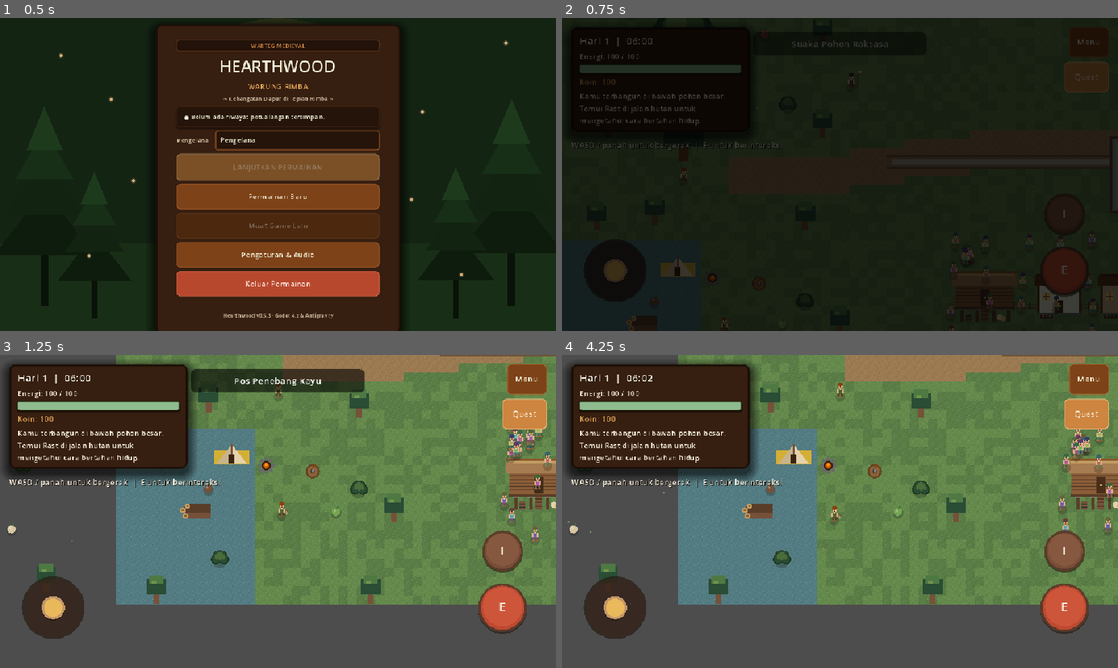
Above: before the commit, frames 1-4 (two rows, left to right).
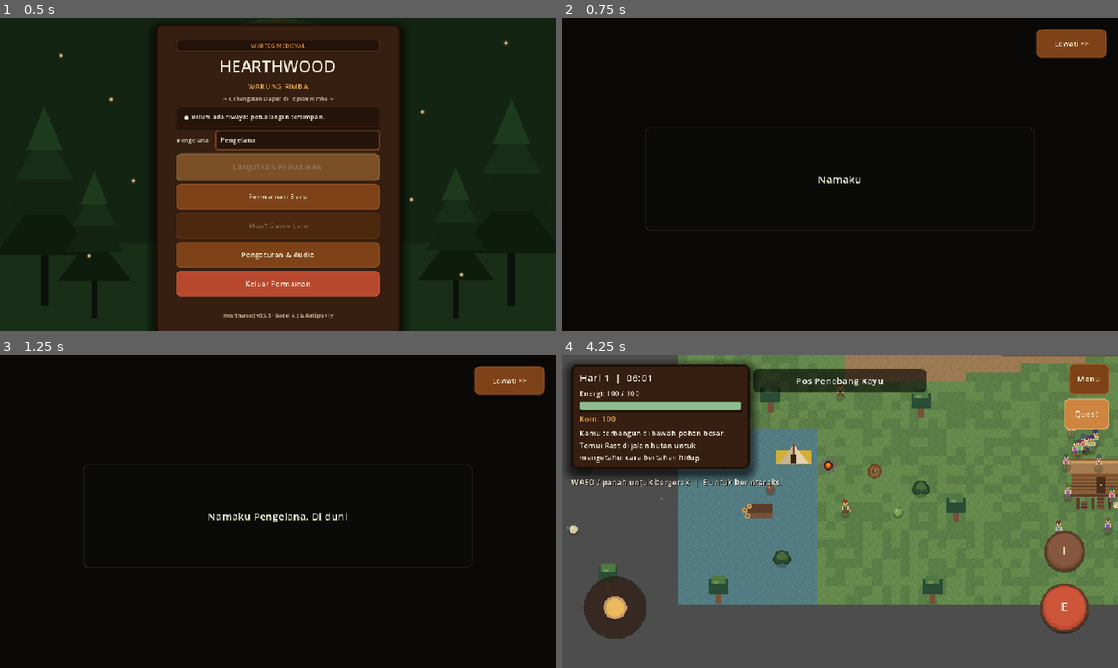
Above: after the commit, the same moments.

Repository: FerrDxD/hearthwood-rimba
Game: Godot game, scene res://scenes/MainMenu.tscn
The game is run twice, just before and just after one commit, with the same random seed, the same clock (stepped at 60 frames per second) and the same inputs. Sound files missing from this copy of the repository are replaced by a short silence.
Inputs (mouse positions are in pixels of both pictures, inside the frame that each line leads up to):
- Up to frame 1 (0.5 s): no input
- Up to frame 2 (0.75 s): click "Permainan Baru" at 0.5 s
- Up to frame 3 (1.25 s): no input
- Up to frame 4 (4.25 s): click (1073, 380) at 1.25 s, where only the run after the commit has a clickable "Lewati >>"; tap Enter (ui_accept) at 2 s; drag from (840, 511) to (840, 655) at 2.02 s; click "Quest" at 2.75 s; click "Menu" at 3.5 s

Frame 1 is identical in both runs. In frame 2, 38% of the frame differs, in the area x 0-100%, y 0-100%; in frame 3, 98%; in frame 4, 3.0%.

Commit message:
feat(ui): implementasikan sekuens sinematik prolog pembuka saat mulai permainan baru

Diff:
--- /dev/null
+++ b/scenes/ui/PrologueSequence.tscn
@@ -0,0 +1,7 @@
+[gd_scene load_steps=2 format=3]
+
+[ext_resource type="Script" path="res://scripts/ui/PrologueSequence.gd" id="1_prologue"]
+
+[node name="PrologueSequence" type="CanvasLayer"]
+process_mode = 3
+script = ExtResource("1_prologue")
--- a/scripts/ui/MainMenu.gd
+++ b/scripts/ui/MainMenu.gd
@@ -6,6 +6,8 @@
 const SETTINGS_PATH: String = "user://settings.cfg"
 const AUDIO_DIRECTOR_SCRIPT: Script = preload("res://scripts/systems/AudioDirector.gd")
 const DEFAULT_SAVE_FILE_PATH: String = "user://savegame.json"
+const PROLOGUE_SEQUENCE_SCENE: PackedScene = preload("res://scenes/ui/PrologueSequence.tscn")
+const PROLOGUE_SEQUENCE_SCRIPT: Script = preload("res://scripts/ui/PrologueSequence.gd")
 
 # Latar Belakang Rimba & Pohon Conifer Geometris Taktil (FigCraft v0.5.2)
 class MenuLandscape extends Control:
@@ -80,6 +82,7 @@
 
 
 var _save_file_path: String = DEFAULT_SAVE_FILE_PATH
+var enable_prologue: bool = true
 var _interface: Control
 var _continue_button: Button
 var _load_button: Button
@@ -108,6 +111,8 @@
 		push_error("Main menu save path cannot be empty.")
 		return
 	_save_file_path = path
+	if _save_file_path != DEFAULT_SAVE_FILE_PATH:
+		enable_prologue = false
 	if is_node_ready():
 		_refresh_save_slot()
 
@@ -424,6 +429,13 @@
 	if not game_state.start_new_game(_name_input.text):
 		_status_label.text = "Masukkan nama pengelana sebelum memulai."
 		return
+	if enable_prologue:
+		var prologue = PROLOGUE_SEQUENCE_SCENE.instantiate()
+		if prologue != null:
+			add_child(prologue)
+			prologue.sequence_completed.connect(_enter_game)
+			prologue.start_sequence(_name_input.text)
+			return
 	_enter_game()
 
 
--- /dev/null
+++ b/scripts/ui/PrologueSequence.gd
@@ -0,0 +1,424 @@
+class_name HearthwoodPrologueSequence
+extends CanvasLayer
+
+signal sequence_completed
+
+const HearthwoodThemeHelper := preload("res://scripts/ui/UIThemeHelper.gd")
+const PROLOGUE_DATA_PATH: String = "res://data/quests/opening_prologue.json"
+
+# Palet Visual Impeccable & UI-UX Pro Max
+const COLOR_BLACKOUT: Color = Color("#0A0908")
+const COLOR_FOREST_CANOPY: Color = Color("#0D1D0F")
+const COLOR_PARCHMENT_TEXT: Color = Color("#F5F5DC")
+const COLOR_QUESTION_GOLD: Color = Color("#E5A858")
+const COLOR_HINT_MUTED: Color = Color("#D4C5A9")
+
+# Kanvas Rimbun Kanopi Suaka Pohon Raksasa (FigCraft v0.5.2)
+class CanopyBackdrop extends Control:
+	func _ready() -> void:
+		resized.connect(queue_redraw)
+
+	func _draw() -> void:
+		# 1. Gradasi Kanopi Hutan Rimba Pagi
+		draw_rect(Rect2(Vector2.ZERO, size), COLOR_FOREST_CANOPY)
+
+		# 2. Pendaran Sinar Mentari Menembus Ranting (God Rays)
+		var rays := [
+			[Vector2(size.x * 0.25, 0.0), Vector2(size.x * 0.10, size.y), 90.0, Color(0.95, 0.85, 0.55, 0.08)],
+			[Vector2(size.x * 0.50, 0.0), Vector2(size.x * 0.42, size.y), 130.0, Color(0.98, 0.90, 0.65, 0.12)],
+			[Vector2(size.x * 0.75, 0.0), Vector2(size.x * 0.85, size.y), 100.0, Color(0.95, 0.85, 0.55, 0.07)],
+		]
+		for ray in rays:
+			var origin: Vector2 = ray[0]
+			var dest: Vector2 = ray[1]
+			var width_val: float = ray[2]
+			var col: Color = ray[3]
+			var poly := PackedVector2Array([
+				Vector2(origin.x - width_val * 0.25, 0.0),
+				Vector2(origin.x + width_val * 0.25, 0.0),
+				Vector2(dest.x + width_val * 0.5, size.y),
+				Vector2(dest.x - width_val * 0.5, size.y),
+			])
+			draw_colored_polygon(poly, col)
+
+		# 3. Siluet Daun Kanopi Atas Rimbun
+		var leaf_clusters := [
+			Vector2(size.x * 0.15, 40.0),
+			Vector2(size.x * 0.35, 70.0),
+			Vector2(size.x * 0.65, 60.0),
+			Vector2(size.x * 0.85, 45.0),
+			Vector2(size.x * 0.50, 25.0),
+		]
+		for c in leaf_clusters:
+			draw_circle(c, 80.0, Color(0.06, 0.13, 0.07, 0.75))
+			draw_circle(c + Vector2(20.0, 15.0), 60.0, Color(0.09, 0.18, 0.10, 0.65))
+
+		# 4. Partikel Butiran Debu Rimba / Spora Emas Mengambang
+		var spores := [
+			Vector2(size.x * 0.18, size.y * 0.45),
+			Vector2(size.x * 0.32, size.y * 0.60),
+			Vector2(size.x * 0.48, size.y * 0.38),
+			Vector2(size.x * 0.62, size.y * 0.72),
+			Vector2(size.x * 0.80, size.y * 0.50),
+		]
+		for s in spores:
+			draw_circle(s, 2.0, Color(1.0, 0.92, 0.65, 0.75))
+			draw_circle(s, 4.0, Color(1.0, 0.92, 0.65, 0.22))
+
+
+var _is_running: bool = false
+var _is_typing: bool = false
+var _player_name: String = "Pengelana"
+var _lines: Array[Dictionary] = []
+var _current_step: int = -1
+var _has_awakened: bool = false
+
+var _root_control: Control
+var _canopy_layer: CanopyBackdrop
+var _blackout_bg: ColorRect
+var _curtain_top: ColorRect
+var _curtain_bottom: ColorRect
+var _content_panel: PanelContainer
+var _monologue_label: Label
+var _hint_label: Label
+var _skip_button: Button
+
+var _typewriter_tween: Tween
+var _curtain_tween: Tween
+
+
+func _ready() -> void:
+	process_mode = Node.PROCESS_MODE_ALWAYS
+	_build_ui()
+
+
+func _build_ui() -> void:
+	if _root_control != null:
+		return
+
+	_root_control = Control.new()
+	_root_control.name = "PrologueRoot"
+	_root_control.set_anchors_and_offsets_preset(Control.PRESET_FULL_RECT)
+	_root_control.mouse_filter = Control.MOUSE_FILTER_STOP
+	_root_control.gui_input.connect(_on_root_gui_input)
+	add_child(_root_control)
+
+	# 1. Lapisan Kanopi Rimba (muncul saat mengerjapkan mata)
+	_canopy_layer = CanopyBackdrop.new()
+	_canopy_layer.name = "CanopyBackdrop"
+	_canopy_layer.set_anchors_and_offsets_preset(Control.PRESET_FULL_RECT)
+	_canopy_layer.mouse_filter = Control.MOUSE_FILTER_IGNORE
+	_canopy_layer.modulate.a = 0.0
+	_root_control.add_child(_canopy_layer)
+
+	# 2. Lapisan Latar Hitam Gelap (#0A0908)
+	_blackout_bg = ColorRect.new()
+	_blackout_bg.name = "BlackoutBg"
+	_blackout_bg.set_anchors_and_offsets_preset(Control.PRESET_FULL_RECT)
+	_blackout_bg.color = COLOR_BLACKOUT
+	_blackout_bg.mouse_filter = Control.MOUSE_FILTER_IGNORE
+	_root_control.add_child(_blackout_bg)
+
+	# 3. Kelopak Mata Atas & Bawah untuk Efek Mengerjap (Blinking Eyes)
+	_curtain_top = ColorRect.new()
+	_curtain_top.name = "CurtainTop"
+	_curtain_top.anchor_left = 0.0
+	_curtain_top.anchor_right = 1.0
+	_curtain_top.anchor_top = 0.0
+	_curtain_top.anchor_bottom = 0.5
+	_curtain_top.offset_left = 0.0
+	_curtain_top.offset_right = 0.0
+	_curtain_top.offset_top = 0.0
+	_curtain_top.offset_bottom = 0.0
+	_curtain_top.color = COLOR_BLACKOUT
+	_curtain_top.mouse_filter = Control.MOUSE_FILTER_IGNORE
+	_root_control.add_child(_curtain_top)
+
+	_curtain_bottom = ColorRect.new()
+	_curtain_bottom.name = "CurtainBottom"
+	_curtain_bottom.anchor_left = 0.0
+	_curtain_bottom.anchor_right = 1.0
+	_curtain_bottom.anchor_top = 0.5
+	_curtain_bottom.anchor_bottom = 1.0
+	_curtain_bottom.offset_left = 0.0
+	_curtain_bottom.offset_right = 0.0
+	_curtain_bottom.offset_top = 0.0
+	_curtain_bottom.offset_bottom = 0.0
+	_curtain_bottom.color = COLOR_BLACKOUT
+	_curtain_bottom.mouse_filter = Control.MOUSE_FILTER_IGNORE
+	_root_control.add_child(_curtain_bottom)
+
+	# 4. Wadah Teks Monolog Tengah
+	_content_panel = PanelContainer.new()
+	_content_panel.name = "TextPanel"
+	_content_panel.anchor_left = 0.15
+	_content_panel.anchor_right = 0.85
+	_content_panel.anchor_top = 0.35
+	_content_panel.anchor_bottom = 0.68
+	_content_panel.mouse_filter = Control.MOUSE_FILTER_IGNORE
+	_root_control.add_child(_content_panel)
+
+	var panel_style := StyleBoxFlat.new()
+	panel_style.bg_color = Color(0.04, 0.04, 0.04, 0.65)
+	panel_style.border_color = Color(0.5, 0.4, 0.25, 0.3)
+	panel_style.set_border_width_all(1)
+	panel_style.set_corner_radius_all(8)
+	panel_style.content_margin_left = 28.0
+	panel_style.content_margin_top = 20.0
+	panel_style.content_margin_right = 28.0
+	panel_style.content_margin_bottom = 20.0
+	_content_panel.add_theme_stylebox_override("panel", panel_style)
+
+	var text_vbox := VBoxContainer.new()
+	text_vbox.mouse_filter = Control.MOUSE_FILTER_IGNORE
+	text_vbox.add_theme_constant_override("separation", 14)
+	_content_panel.add_child(text_vbox)
+
+	_monologue_label = Label.new()
+	_monologue_label.name = "MonologueLabel"
+	_monologue_label.autowrap_mode = TextServer.AUTOWRAP_WORD_SMART
+	_monologue_label.horizontal_alignment = HORIZONTAL_ALIGNMENT_CENTER
+	_monologue_label.vertical_alignment = VERTICAL_ALIGNMENT_CENTER
+	_monologue_label.size_flags_vertical = Control.SIZE_EXPAND_FILL
+	_monologue_label.size_flags_horizontal = Control.SIZE_EXPAND_FILL
+	_monologue_label.add_theme_font_size_override("font_size", 18)
+	_monologue_label.add_theme_color_override("font_color", COLOR_PARCHMENT_TEXT)
+	_monologue_label.mouse_filter = Control.MOUSE_FILTER_IGNORE
+	text_vbox.add_child(_monologue_label)
+
+	_hint_label = Label.new()
+	_hint_label.name = "HintLabel"
+	_hint_label.text = "Sentuh layar untuk lanjut ▶"
+	_hint_label.horizontal_alignment = HORIZONTAL_ALIGNMENT_CENTER
+	_hint_label.add_theme_font_size_override("font_size", 13)
+	_hint_label.add_theme_color_override("font_color", COLOR_HINT_MUTED)
+	_hint_label.mouse_filter = Control.MOUSE_FILTER_IGNORE
+	_hint_label.visible = false
+	text_vbox.add_child(_hint_label)
+
+	# 5. Tombol Lewati (Skip Button) di Kanan Atas (>= 48x48 px touch target)
+	_skip_button = Button.new()
+	_skip_button.name = "SkipButton"
+	_skip_button.text = "Lewati >>"
+	_skip_button.anchor_left = 1.0
+	_skip_button.anchor_right = 1.0
+	_skip_button.anchor_top = 0.0
+	_skip_button.anchor_bottom = 0.0
+	_skip_button.offset_left = -140.0
+	_skip_button.offset_right = -20.0
+	_skip_button.offset_top = 20.0
+	_skip_button.offset_bottom = 68.0
+	_skip_button.custom_minimum_size = Vector2(104.0, 48.0)
+	_skip_button.mouse_filter = Control.MOUSE_FILTER_STOP
+	HearthwoodThemeHelper.apply_3d_button(_skip_button, "secondary", 48.0, 13)
+	_skip_button.pressed.connect(skip_sequence)
+	_root_control.add_child(_skip_button)
+
+
+func start_sequence(player_name: String = "") -> void:
+	_build_ui()
+	var trimmed_name := player_name.strip_edges()
+	_player_name = trimmed_name if not trimmed_name.is_empty() else "Pengelana"
+	_load_prologue_data()
+	_is_running = true
+	_has_awakened = false
+	_current_step = -1
+	advance_sequence()
+
+
+func _load_prologue_data() -> void:
+	_lines.clear()
+	var file := FileAccess.open(PROLOGUE_DATA_PATH, FileAccess.READ)
+	if file == null:
+		push_error("PrologueSequence could not open " + PROLOGUE_DATA_PATH)
+		_lines.append({
+			"id": "fallback",
+			"text": "Namaku %s... Perlahan kurasakan belaian angin sejuk rimba..." % _player_name,
+			"is_awakening": false,
+		})
+		_lines.append({
+			"id": "fallback_awaken",
+			"text": "Aku mengerjapkan mata di bawah kanopi suaka pohon raksasa...",
+			"is_awakening": true,
+		})
+		return
+
+	var raw_text := file.get_as_text()
+	var data: Variant = JSON.parse_string(raw_text)
+	if typeof(data) != TYPE_DICTIONARY:
+		push_error("PrologueSequence data is not a Dictionary")
+		return
+
+	var dict: Dictionary = data
+	if dict.has("monologues") and typeof(dict["monologues"]) == TYPE_ARRAY:
+		for entry in dict["monologues"]:
+			if typeof(entry) == TYPE_DICTIONARY:
+				var line_dict: Dictionary = entry.duplicate()
+				var formatted_text: String = str(line_dict.get("text", "")).replace("{player_name}", _player_name)
+				line_dict["text"] = formatted_text
+				line_dict["is_awakening"] = false
+				_lines.append(line_dict)
+
+	if dict.has("awakening") and typeof(dict["awakening"]) == TYPE_DICTIONARY:
+		var awaken: Dictionary = dict["awakening"]
+		if awaken.has("text"):
+			_lines.append({
+				"id": "awakening_text",
+				"text": str(awaken["text"]),
+				"is_awakening": true,
+				"is_question": false,
+			})
+		if awaken.has("question"):
+			_lines.append({
+				"id": "awakening_question",
+				"text": str(awaken["question"]),
+				"is_awakening": true,
+				"is_question": true,
+			})
+
+
+func advance_sequence() -> void:
+	if not _is_running:
+		return
+
+	# Jika efek typewriter masih berjalan, klik mempercepat langsung selesai
+	if _is_typing:
+		_finish_typing_immediately()
+		return
+
+	_current_step += 1
+	if _current_step >= _lines.size():
+		_complete_sequence()
+		return
+
+	_display_current_step()
+
+
+func _display_current_step() -> void:
+	if _current_step < 0 or _current_step >= _lines.size():
+		return
+
+	var step_data: Dictionary = _lines[_current_step]
+	var text_to_show: String = str(step_data.get("text", ""))
+	var is_awakening: bool = bool(step_data.get("is_awakening", false))
+	var is_question: bool = bool(step_data.get("is_question", false))
+
+	# Transisi Mengerjap Mata (Blinking Eyes) saat fase awakening pertama
+	if is_awakening and not _has_awakened:
+		_has_awakened = true
+		_play_blinking_eye_animation()
+
+	if is_question:
+		_monologue_label.add_theme_color_override("font_color", COLOR_QUESTION_GOLD)
+	else:
+		_monologue_label.add_theme_color_override("font_color", COLOR_PARCHMENT_TEXT)
+
+	_monologue_label.text = text_to_show
+	_monologue_label.visible_ratio = 0.0
+	_hint_label.visible = false
+	_is_typing = true
+
+	if _typewriter_tween != null and _typewriter_tween.is_valid():
+		_typewriter_tween.kill()
+
+	var char_count := text_to_show.length()
+	var duration := clampf(float(char_count) * 0.03, 0.6, 2.4)
+
+	_typewriter_tween = create_tween()
+	if _typewriter_tween != null:
+		_typewriter_tween.tween_property(_monologue_label, "visible_ratio", 1.0, duration)
+		_typewriter_tween.finished.connect(_on_typing_finished)
+	else:
+		_on_typing_finished()
+
+
+func _finish_typing_immediately() -> void:
+	if _typewriter_tween != null and _typewriter_tween.is_valid():
+		_typewriter_tween.kill()
+	_monologue_label.visible_ratio = 1.0
+	_on_typing_finished()
+
+
+func _on_typing_finished() -> void:
+	_is_typing = false
+	_hint_label.visible = true
+
+
+func _play_blinking_eye_animation() -> void:
+	# Buka pendaran kanopi rimba di belakang
+	if _canopy_layer != null:
+		_canopy_layer.modulate.a = 1.0
+	if _blackout_bg != null:
+		_blackout_bg.color = Color(0.04, 0.08, 0.05, 0.45)
+
+	if _curtain_tween != null and _curtain_tween.is_valid():
+		_curtain_tween.kill()
+
+	_curtain_tween = create_tween()
+	if _curtain_tween == null:
+		return
+
+	# Kerjipan 1: Membuka sedikit, lalu menutup cepat
+	_curtain_tween.tween_property(_curtain_top, "anchor_bottom", 0.35, 0.3).set_trans(Tween.TRANS_QUAD).set_ease(Tween.EASE_OUT)
+	_curtain_tween.parallel().tween_property(_curtain_bottom, "anchor_top", 0.65, 0.3).set_trans(Tween.TRANS_QUAD).set_ease(Tween.EASE_OUT)
+	_curtain_tween.tween_property(_curtain_top, "anchor_bottom", 0.5, 0.2).set_trans(Tween.TRANS_QUAD).set_ease(Tween.EASE_IN)
+	_curtain_tween.parallel().tween_property(_curtain_bottom, "anchor_top", 0.5, 0.2).set_trans(Tween.TRANS_QUAD).set_ease(Tween.EASE_IN)
+
+	# Jeda sejenak
+	_curtain_tween.tween_interval(0.15)
+
+	# Kerjipan 2: Membuka lebar sepenuhnya menampakkan kanopi Suaka Pohon Raksasa
+	_curtain_tween.tween_property(_curtain_top, "anchor_bottom", 0.0, 0.7).set_trans(Tween.TRANS_QUAD).set_ease(Tween.EASE_OUT)
+	_curtain_tween.parallel().tween_property(_curtain_bottom, "anchor_top", 1.0, 0.7).set_trans(Tween.TRANS_QUAD).set_ease(Tween.EASE_OUT)
+
+
+func skip_sequence() -> void:
+	if not _is_running:
+		return
+	_complete_sequence()
+
+
+func _complete_sequence() -> void:
+	if _typewriter_tween != null and _typewriter_tween.is_valid():
+		_typewriter_tween.kill()
+	if _curtain_tween != null and _curtain_tween.is_valid():
+		_curtain_tween.kill()
+
+	_is_running = false
+	_is_typing = false
+	sequence_completed.emit()
+
+
+func is_running() -> bool:
+	return _is_running
+
+
+func is_typing() -> bool:
+	return _is_typing
+
+
+func get_skip_button() -> Button:
+	if _skip_button == null:
+		_build_ui()
+	return _skip_button
+
+
+func get_current_line_text() -> String:
+	if _monologue_label != null:
+		return _monologue_label.text
+	return ""
+
+
+func _on_root_gui_input(event: InputEvent) -> void:
+	if event is InputEventMouseButton and event.pressed and event.button_index == MOUSE_BUTTON_LEFT:
+		advance_sequence()
+	elif event is InputEventScreenTouch and event.pressed:
+		advance_sequence()
+
+
+func _unhandled_input(event: InputEvent) -> void:
+	if not _is_running:
+		return
+	if event.is_action_pressed("ui_accept") or event.is_action_pressed("ui_select"):
+		advance_sequence()
+		get_viewport().set_input_as_handled()
--- /dev/null
+++ b/tests/PrologueSequenceTest.gd
@@ -0,0 +1,99 @@
+# tests/PrologueSequenceTest.gd
+extends SceneTree
+
+const PROLOGUE_SCENE: PackedScene = preload("res://scenes/ui/PrologueSequence.tscn")
+
+func _init() -> void:
+	call_deferred("_run_tests")
+
+
+func _run_tests() -> void:
+	# --- Test 1: Instantiation, touch targets, and skip button ---
+	var sequence := PROLOGUE_SCENE.instantiate()
+	root.add_child(sequence)
+	if sequence == null:
+		_fail("PrologueSequence instance must be valid")
+		return
+
+	if sequence.is_running():
+		_fail("Sequence should not be running before start_sequence is called")
+		return
+
+	var skip_btn: Button = sequence.get_skip_button()
+	if skip_btn == null:
+		_fail("Skip button must exist")
+		return
+
+	if skip_btn.custom_minimum_size.x < 44.0 or skip_btn.custom_minimum_size.y < 44.0:
+		_fail("Skip button must meet touch target minimum (>= 44x44)")
+		return
+
+	var completed := [false]
+	sequence.sequence_completed.connect(func() -> void: completed[0] = true)
+
+	sequence.start_sequence("Danu")
+	if not sequence.is_running():
+		_fail("Sequence must be marked running after start_sequence")
+		return
+
+	# Test Skip Button emit sequence_completed
+	skip_btn.pressed.emit()
+	await process_frame
+
+	if not completed[0]:
+		_fail("Sequence must emit sequence_completed on skip")
+		return
+
+	if sequence.is_running():
+		_fail("Sequence must not be running after skip")
+		return
+
+	sequence.queue_free()
+	await process_frame
+
+	# --- Test 2: Advancing lines, typewriter reveal, and completion ---
+	var seq2 := PROLOGUE_SCENE.instantiate()
+	root.add_child(seq2)
+	var seq2_completed := [false]
+	seq2.sequence_completed.connect(func() -> void: seq2_completed[0] = true)
+
+	seq2.start_sequence("Bima")
+	if not seq2.is_running():
+		_fail("Seq2 must be running")
+		return
+
+	# First line should format player_name
+	var first_text: String = seq2.get_current_line_text()
+	if not first_text.contains("Bima"):
+		_fail("First monologue text should format player_name 'Bima'")
+		return
+
+	# Fast typewriter complete on click/advance
+	if seq2.is_typing():
+		seq2.advance_sequence()
+		if seq2.is_typing():
+			_fail("Advancing while typing should complete typewriter immediately")
+			return
+
+	# Advance through all lines until completion
+	var max_steps := 25
+	var step_count := 0
+	while not seq2_completed[0] and step_count < max_steps:
+		step_count += 1
+		seq2.advance_sequence()
+		await process_frame
+
+	if not seq2_completed[0]:
+		_fail("Advancing through all lines should emit sequence_completed")
+		return
+
+	seq2.queue_free()
+	await process_frame
+
+	print("PrologueSequenceTest passed.")
+	quit(0)
+
+
+func _fail(message: String) -> void:
+	push_error("PrologueSequenceTest FAILED: " + message)
+	quit(1)
